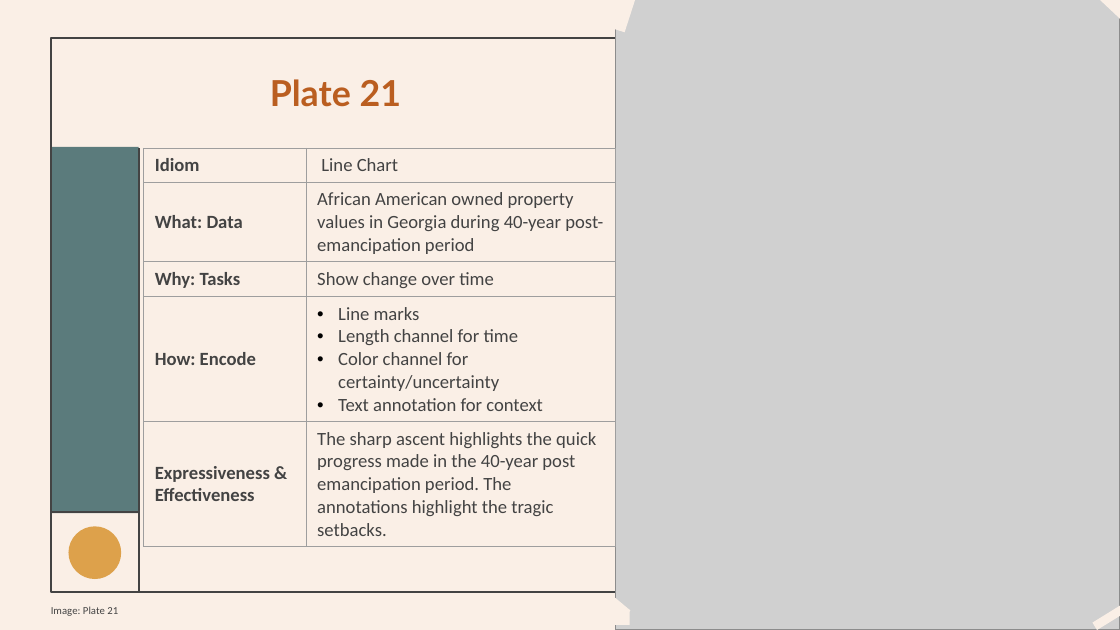
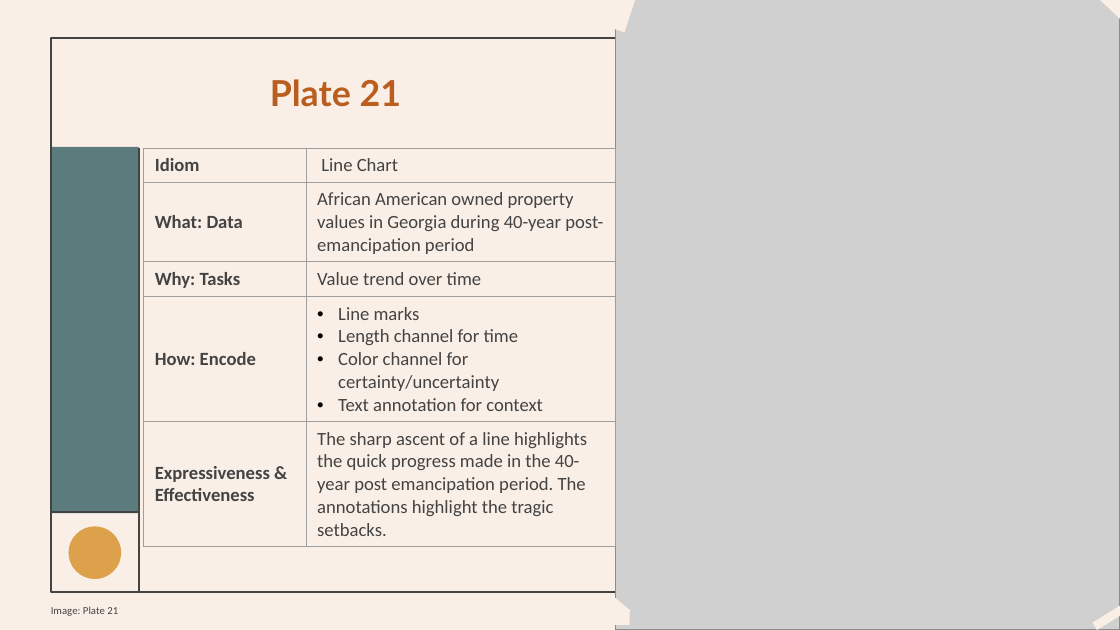
Before and after one commit to gojandrooo/DSE-241-data-viz, a slide deck: slide 5 of exercises/exercise 5/DSE-241 - Exercise 5 - AH.pptx. Drawn at 1120x630 pixels with LibreOffice and Linux fonts; fonts in the diff are those of the drawing; grey boxes stand for pictures; background and template pictures are left out. Boxes give left, top, right and bottom in pixels: in the first picture for what was removed or moved away, otherwise in the second. Text is boxed around its words. In the diff, an @@ line names an element or a change of style, - is before the commit and + after.

```diff
--- a/exercises/exercise 5/DSE-241 - Exercise 5 - AH.pptx
+++ b/exercises/exercise 5/DSE-241 - Exercise 5 - AH.pptx
@@ table at [143,149,615,587] @@
-row 3, column 2: Show change over time
+row 3, column 2: Value trend over time
-row 5, column 2: The sharp ascent highlights the quick progress made in the 40-year post emancipation period. The annotations highlight the tragic setbacks.
+row 5, column 2: The sharp ascent of a line highlights the quick progress made in the 40-year post emancipation period. The annotations highlight the tragic setbacks.
```
Also in this commit, not shown: 3 other slides changed, 1 other file.
